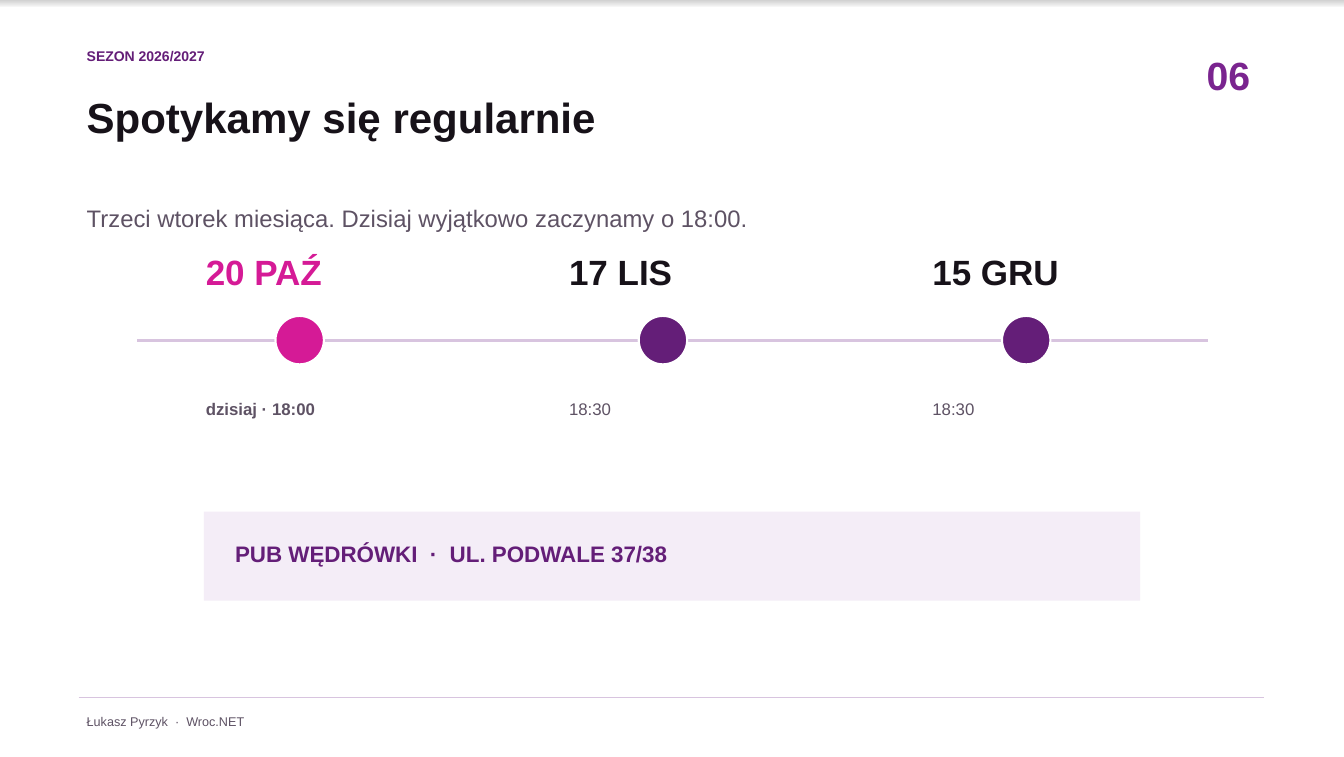
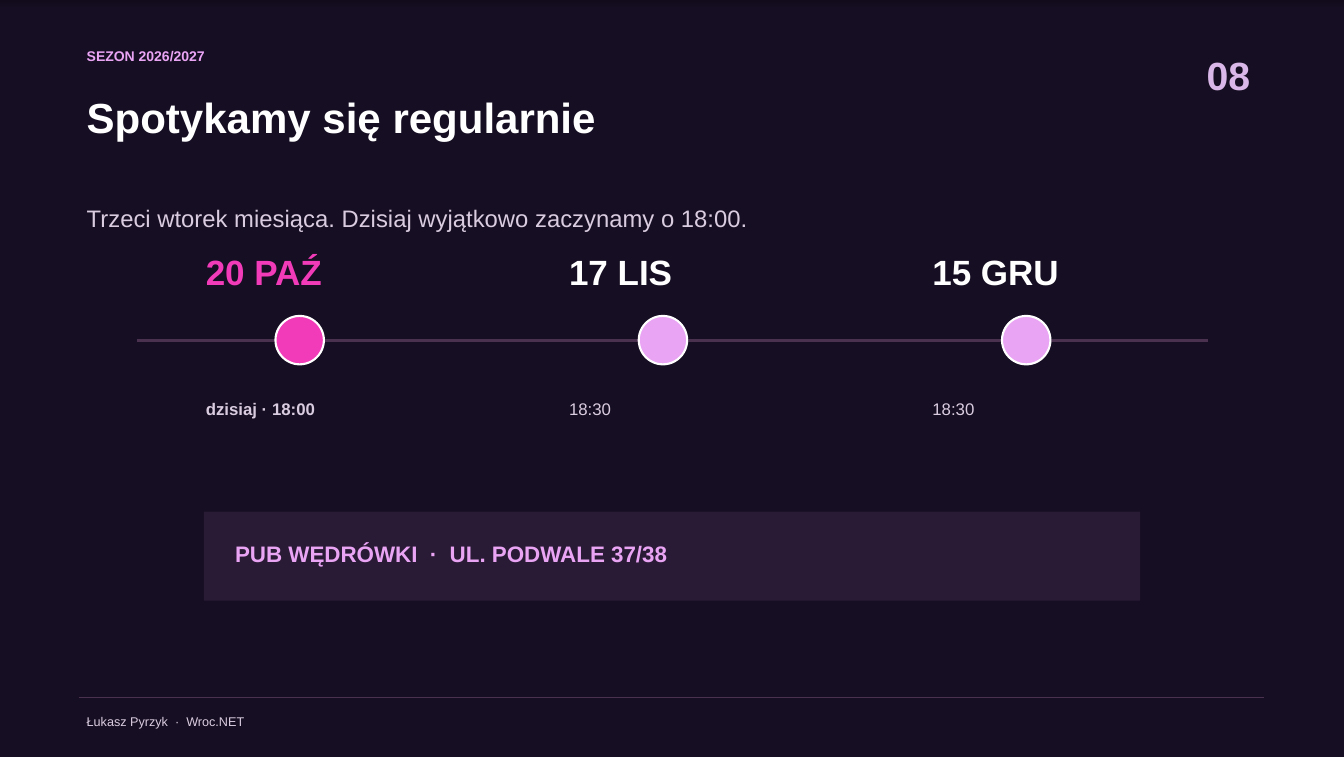
Before and after one commit to lukasz-pyrzyk/wrocnet.org, a slide deck: slide 8 of slides/171/2026-10-20-171-spotkanie.pptx (slide 6 before the commit). Drawn at 1344x757 pixels with LibreOffice and Linux fonts; fonts in the diff are those of the drawing. Boxes give left, top, right and bottom in pixels: in the first picture for what was removed or moved away, otherwise in the second. Text is boxed around its words. In the diff, an @@ line names an element or a change of style, - is before the commit and + after.

Commit message:
Refresh meetup 171 presentation with dark theme and updated flow

```diff
--- a/slides/171/2026-10-20-171-spotkanie.pptx
+++ b/slides/171/2026-10-20-171-spotkanie.pptx
@@ rectangle at (x1=0, y1=0, x2=1344, y2=757): fill #FFFFFF to #160E22 @@
@@ text "SEZON 2026/2027" at (x1=87, y1=51, x2=205, y2=62): text colour #641E78 to #E9A4F4 @@
@@ text at (x1=1207, y1=62, x2=1251, y2=91): text changed; text colour #7A248F to #D9B7E8 @@
-06
+08
@@ text "20 PAŹ" at (x1=206, y1=257, x2=321, y2=286): text colour #D51A96 to #F13BB8 @@
@@ text colour #171219 to #FFFFFF in 3 elements at (x1=87, y1=102, x2=596, y2=142), (x1=569, y1=260, x2=672, y2=286), (x1=932, y1=260, x2=1059, y2=286) @@
@@ ellipse at (x1=275, y1=316, x2=324, y2=364): fill #D51A96 to #F13BB8 @@
@@ ellipse at (x1=639, y1=316, x2=687, y2=364): fill #641E78 to #E9A4F4 @@
@@ ellipse at (x1=1002, y1=316, x2=1050, y2=364): fill #641E78 to #E9A4F4 @@
@@ line (137, 340) - (1208, 340): stroke #D8C4DF 2 pt to #49314F 2 pt @@
@@ text colour #5E5264 to #DACCE0 in 5 elements at (x1=87, y1=717, x2=244, y2=729), (x1=87, y1=209, x2=747, y2=232), (x1=206, y1=403, x2=315, y2=419), (x1=569, y1=403, x2=611, y2=415), (x1=932, y1=403, x2=974, y2=415) @@
@@ rectangle at (x1=204, y1=512, x2=1140, y2=600): fill #F4EDF7 to #291A35 @@
@@ text "PUB WĘDRÓWKI · UL. PODWALE ..." at (x1=235, y1=544, x2=667, y2=567): text colour #641E78 to #E9A4F4 @@
@@ line (79, 697) - (1264, 697): stroke #D8C4DF 1 pt to #49314F 1 pt @@
```
Also in this commit, not shown: 9 other slides changed, 4 slides added, 3 slides removed, 4 other files.
